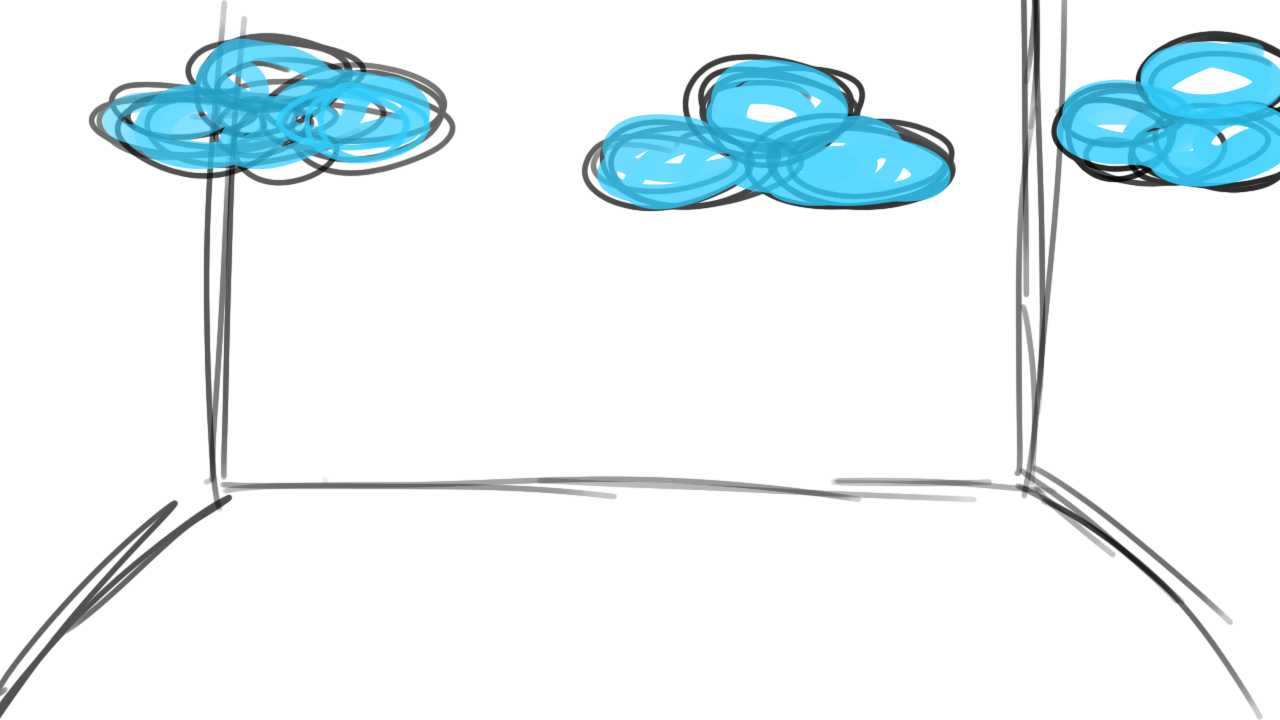
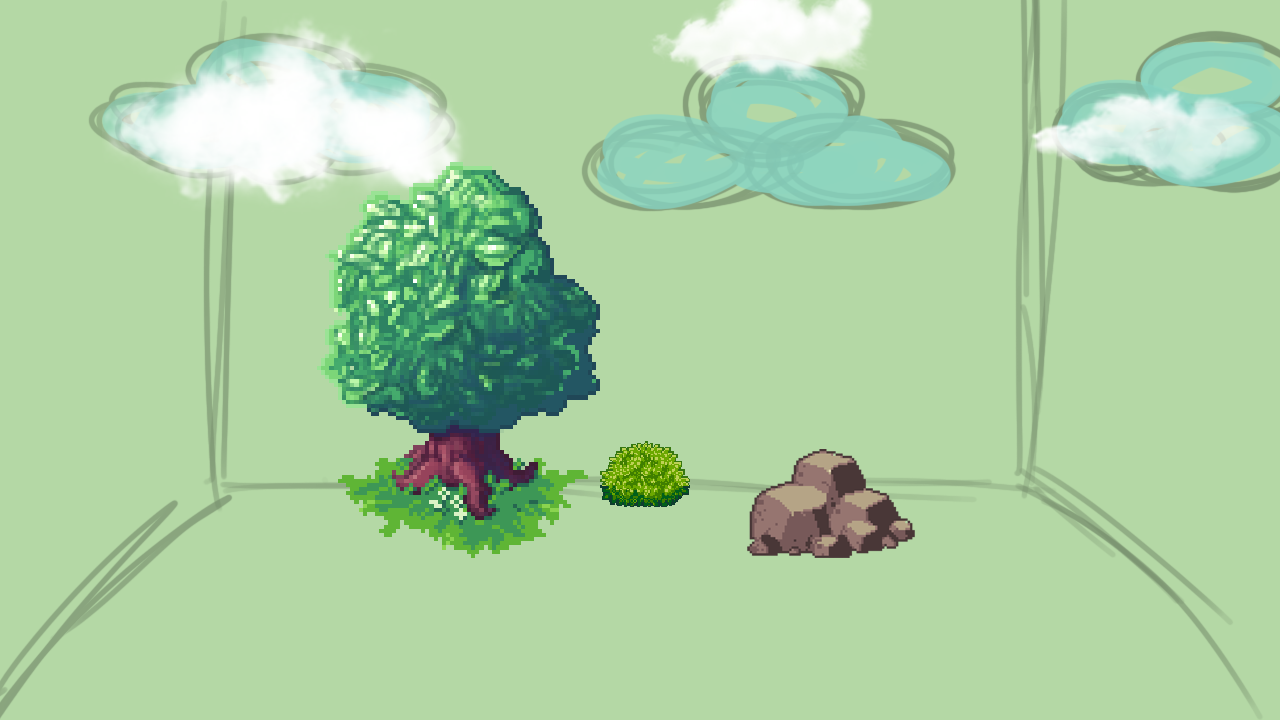
Layered file, before and after one edit (1280 x 720). Changes by layer:
added group "Grassy" with 3 layers above "Clouds" over [317, 162, 915, 558]
added layer "kisspng-pixel-art-sprite-rocks-5abdc79bb57505.6129861015223868437433" in group "Grassy" over [747, 449, 915, 558]
added layer "D_OutDoor" in group "Grassy" over [600, 441, 690, 507]
added layer "tree96x96transparent" in group "Grassy" over [317, 162, 600, 558]
added group "Clouds" with 3 layers above "dodle" over [102, 0, 1271, 698]
added layer "white" in group "Clouds" over [102, 0, 1271, 218]
"dodle": opacity 100% → 35% over [0, 0, 1280, 720]
renamed "Background" to "Layer 0", painted on it over [0, 0, 1280, 720]
